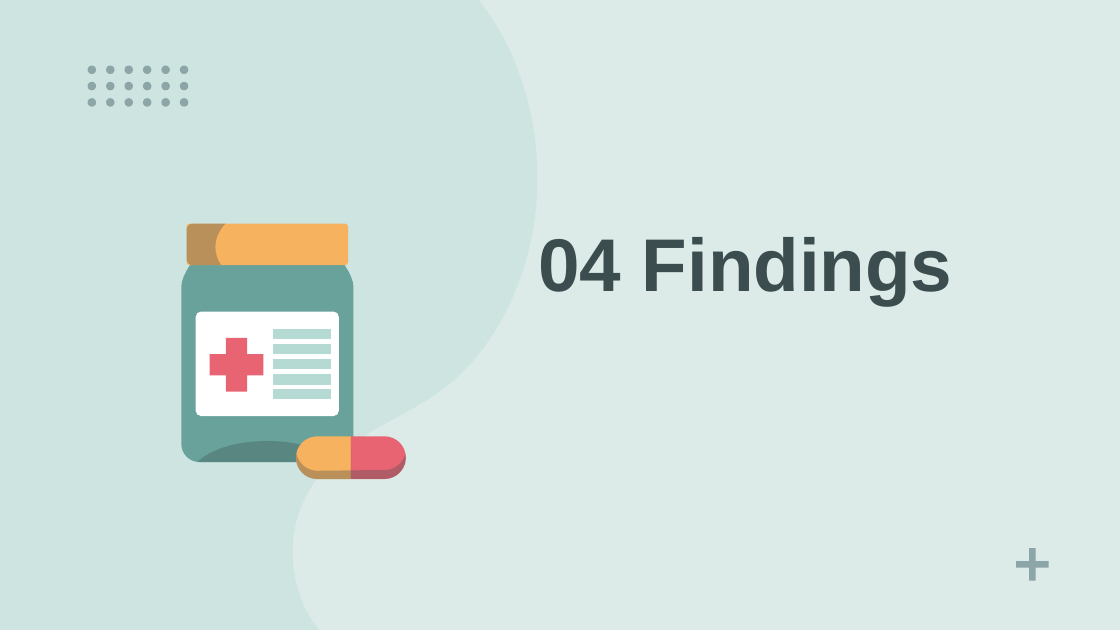
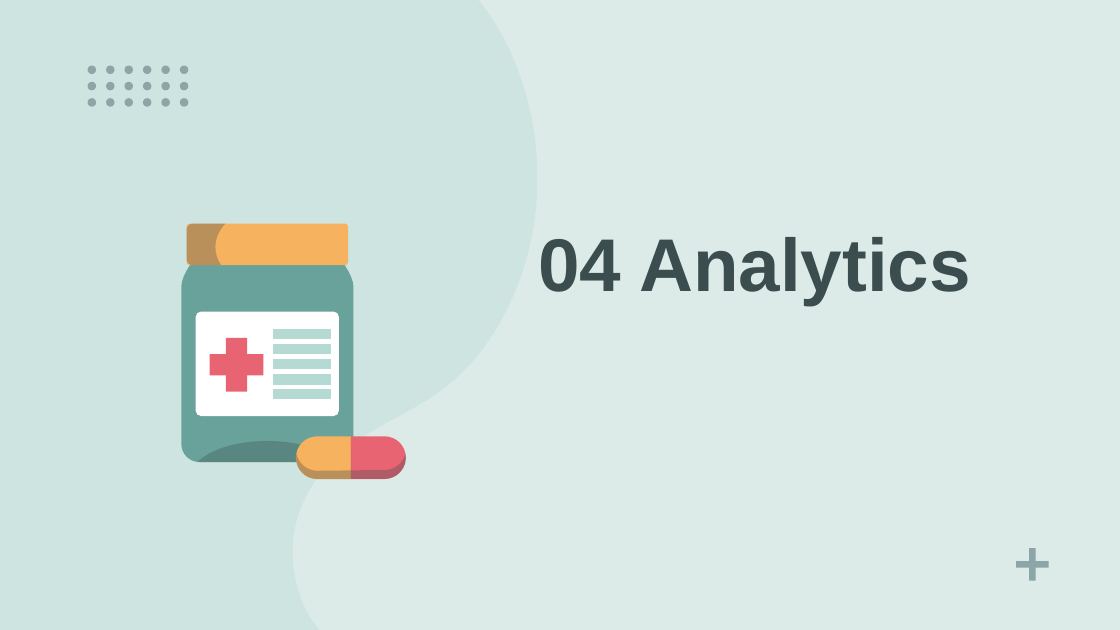
Before and after one commit to jm18443/Project-4, a slide deck: slide 8 of Project-4 Presentation.pptx. Drawn at 1120x630 pixels with LibreOffice and Linux fonts; fonts in the diff are those of the drawing. Boxes give left, top, right and bottom in pixels: in the first picture for what was removed or moved away, otherwise in the second. Text is boxed around its words. In the diff, an @@ line names an element or a change of style, - is before the commit and + after.

```diff
--- a/Project-4 Presentation.pptx
+++ b/Project-4 Presentation.pptx
@@ title at (538, 237, 971, 305): text changed @@
-04 Findings
+04 Analytics
```
Also in this commit, not shown: 2 other slides changed, 8 slides added, 6 slides removed.
